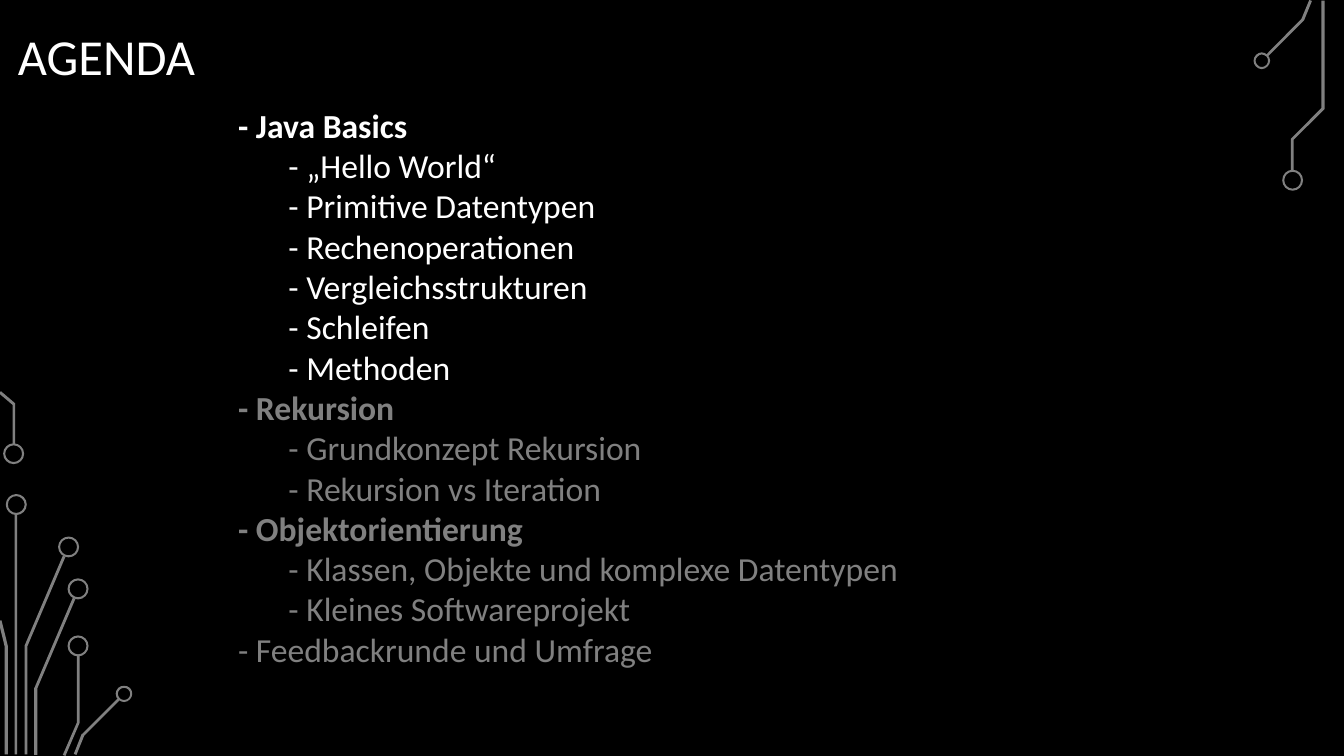
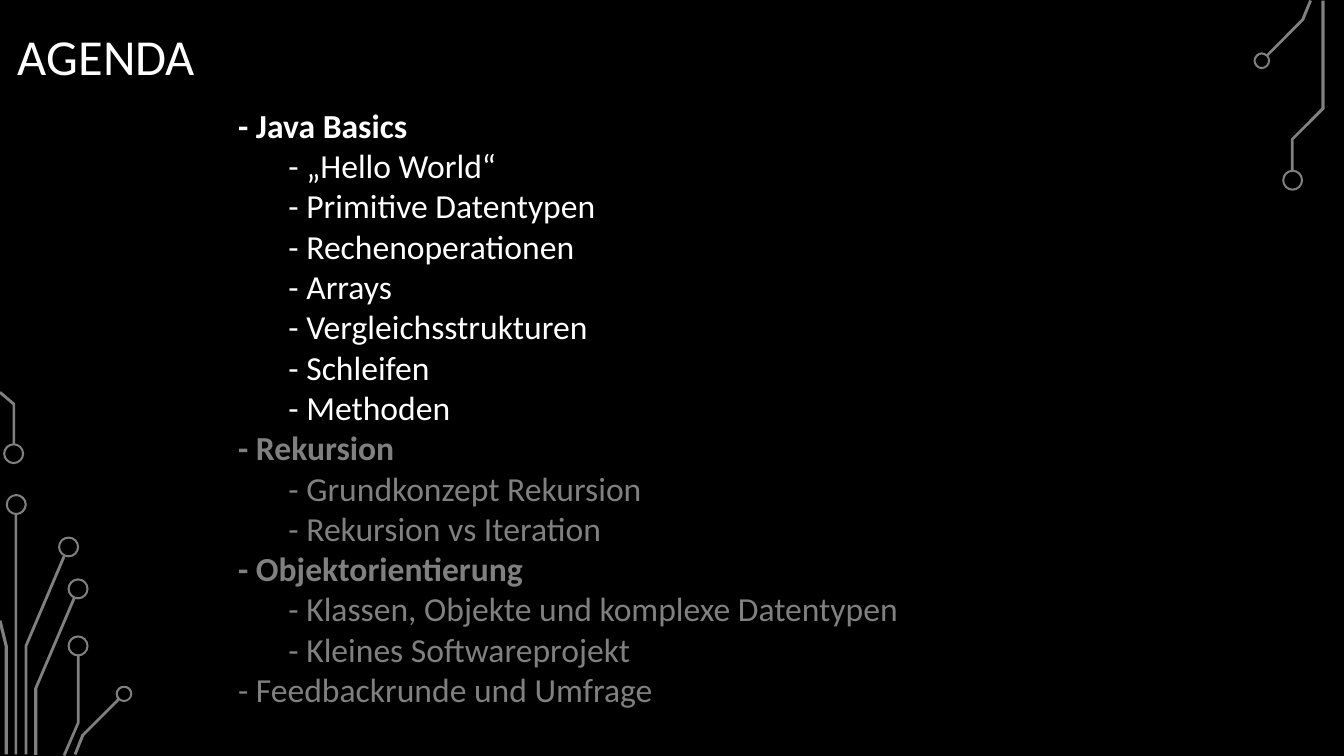
Before and after one commit to BelmontR/Java-Tutorial-Course, a slide deck: slide 5 of Java Grundkurs.pptx. Drawn at 1344x756 pixels with LibreOffice and Linux fonts; fonts in the diff are those of the drawing; background and template pictures are left out. Boxes give left, top, right and bottom in pixels: in the first picture for what was removed or moved away, otherwise in the second. Text is boxed around its words. In the diff, an @@ line names an element or a change of style, - is before the commit and + after.

```diff
--- a/Java Grundkurs.pptx
+++ b/Java Grundkurs.pptx
@@ text at box(306, 277, 392, 305): paragraph added @@
+- Arrays
```
Also in this commit, not shown: 5 other slides changed, 29 slides added, 2 other files.
